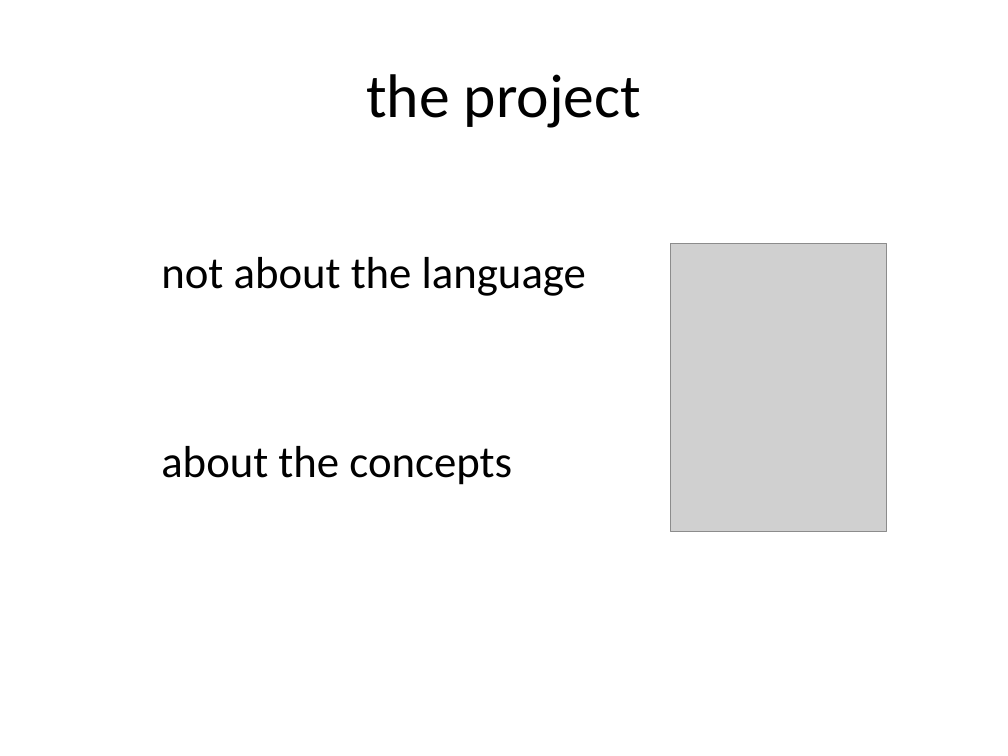
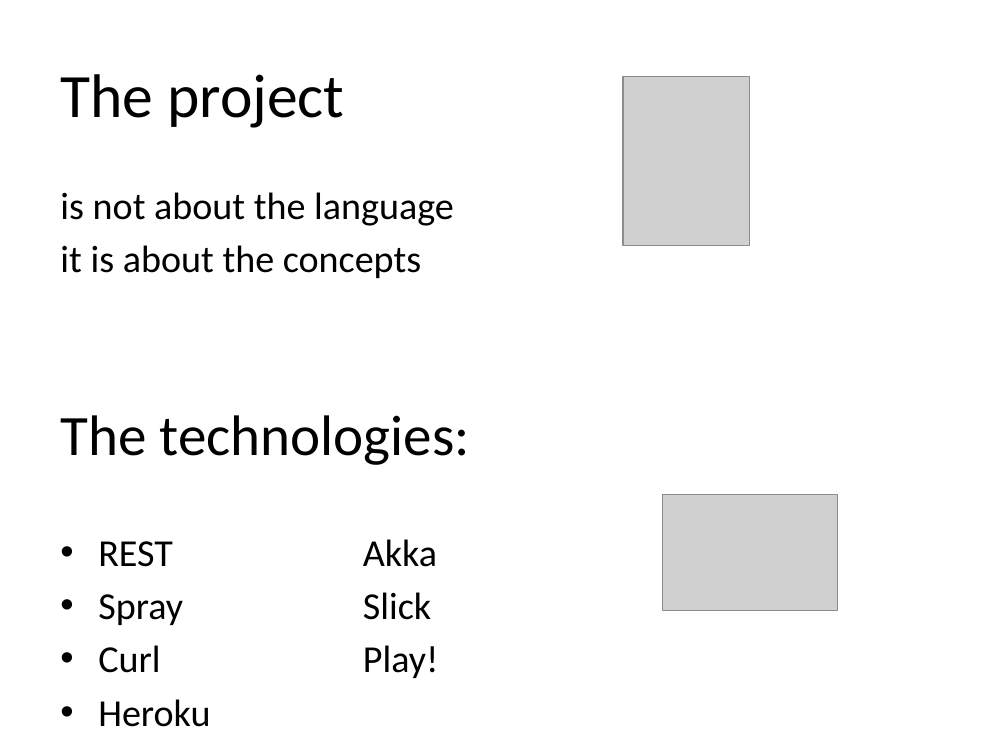
Before and after one commit to martadoberschuetz/scala, a slide deck: slide 3 of project presentation final.pptx. Drawn at 1008x756 pixels with LibreOffice and Linux fonts; fonts in the diff are those of the drawing; grey boxes stand for pictures. Boxes give left, top, right and bottom in pixels: in the first picture for what was removed or moved away, otherwise in the second. Text is boxed around its words. In the diff, an @@ line names an element or a change of style, - is before the commit and + after.

```diff
--- a/project presentation final.pptx
+++ b/project presentation final.pptx
@@ title at box(60, 74, 344, 128): text changed @@
-the project
+The project
@@ picture: place and size @@
-picture at box(670, 243, 887, 531)
+picture at box(623, 77, 750, 246)
@@ text at box(60, 192, 470, 678): text changed; size 32 to 27.2 pt @@
-not about the language
-about the concepts
+is not about the language
+it is about the concepts
+The technologies:
+• REST Akka
+• Spray Slick
+• Curl Play!
+• Heroku
@@ picture added at box(663, 495, 838, 611) @@
```
Also in this commit, not shown: 6 other slides changed, 8 slides removed.
